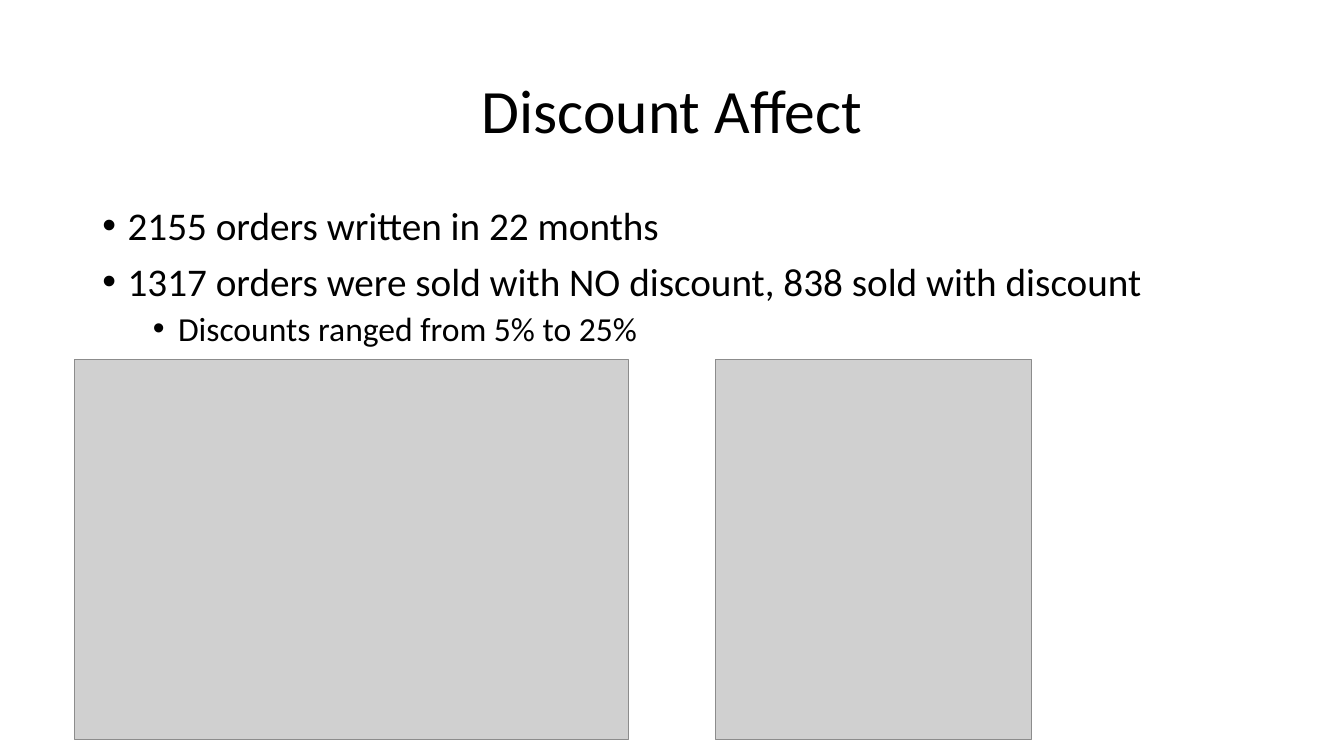
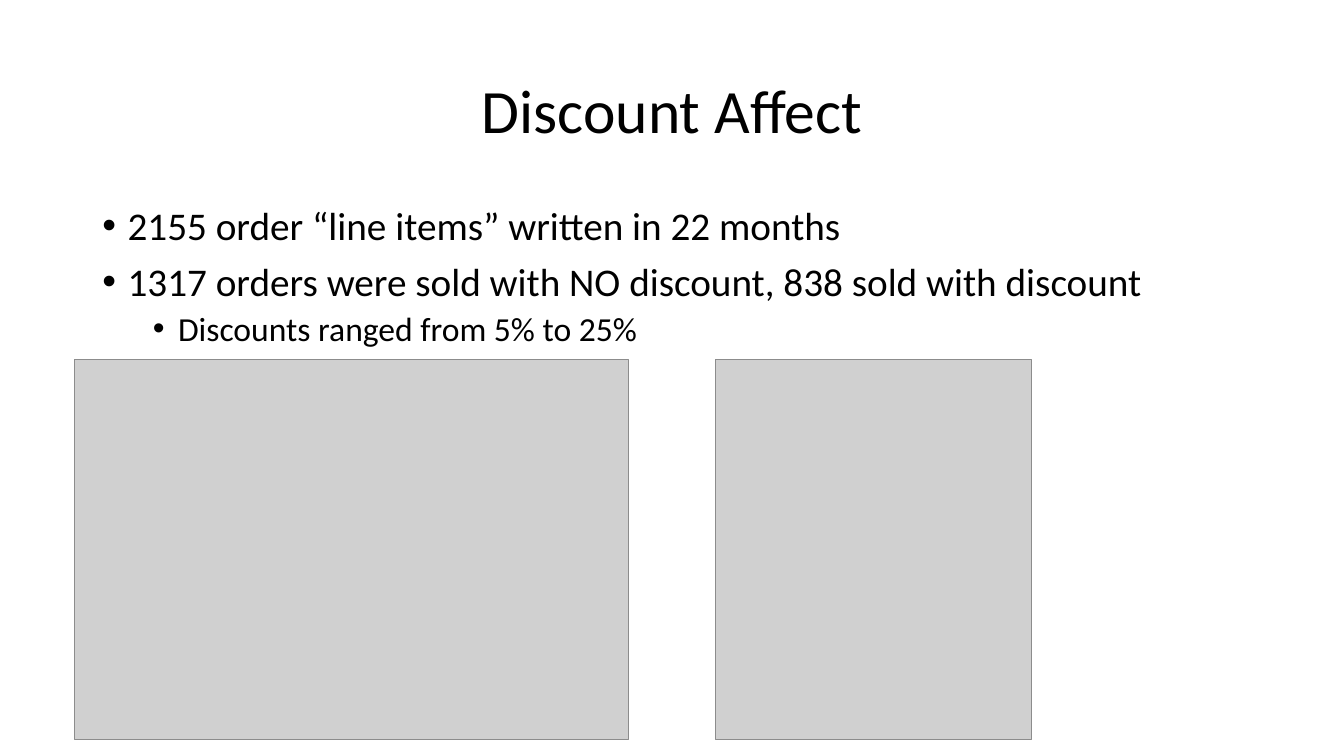
Before and after one commit to joewebb11/dsc-2-final-project-online-ds-pt-112618, a slide deck: slide 3 of NorthWindsPresentation.pptx. Drawn at 1344x756 pixels with LibreOffice and Linux fonts; fonts in the diff are those of the drawing; grey boxes stand for pictures. Boxes give left, top, right and bottom in pixels: in the first picture for what was removed or moved away, otherwise in the second. Text is boxed around its words. In the diff, an @@ line names an element or a change of style, - is before the commit and + after.

```diff
--- a/NorthWindsPresentation.pptx
+++ b/NorthWindsPresentation.pptx
@@ text at (128,212,840,241): text changed @@
-• 2155 orders written in 22 months
+• 2155 order “line items” written in 22 months
```
Also in this commit, not shown: 5 other slides changed, 2 slides added, 2 slides removed, 2 other files.
